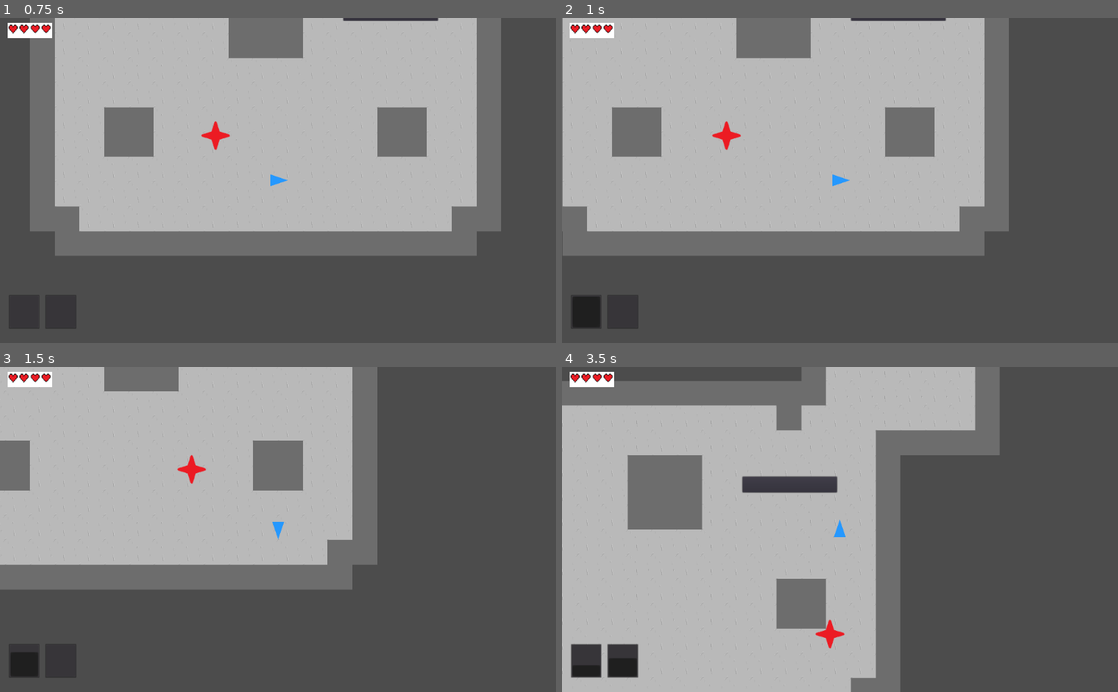
Above: before the commit, frames 1-4 (two rows, left to right).
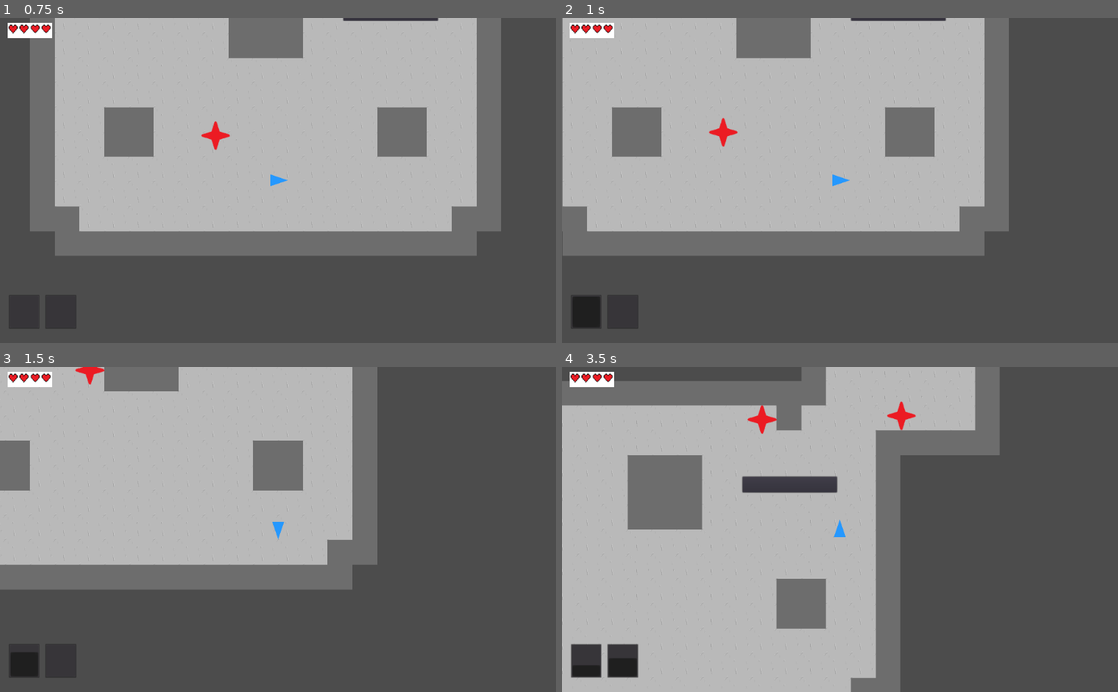
Above: after the commit, the same moments.

Repository: steagray/FA22-Senior-Design
Game: Godot game, scene res://Scenes/Enemy Test Scene.tscn
The game is run twice, just before and just after one commit, with the same random seed, the same clock (stepped at 60 frames per second) and the same inputs.
Inputs:
- Up to frame 1 (0.75 s): tap Enter at 0.5 s; hold Right (ui_right) from 0.53 s (still down); hold Z (spell_one) from 0.53 s (still down)
- Up to frame 2 (1 s): keep holding Right (ui_right); keep holding Z (spell_one)
- Up to frame 3 (1.5 s): release Right (ui_right) at 1.28 s; release Z (spell_one) at 1.28 s; hold Down (ui_down) from 1.28 s (still down); tap X (spell_two) at 1.35 s
- Up to frame 4 (3.5 s): release Down (ui_down) at 2.03 s; hold Right (ui_right) 2.03-2.78 s; hold Z (spell_one) 2.03-2.78 s; tap Space at 2.75 s; hold Up (ui_up) from 2.78 s (still down); tap X (spell_two) at 2.85 s

Frame 1 is identical in both runs. In frame 2, 0.2% of the frame differs, in the area x 26-33%, y 30-41%; in frame 3, 0.3%; in frame 4, 0.5%, in the area x 33-64%, y 10-87%.

Commit message:
melee tank collision progress

Diff:
--- a/Scenes/Enemy Test Scene.tscn
+++ b/Scenes/Enemy Test Scene.tscn
@@ -17,8 +17,14 @@
 margin_right = 1308.0
 margin_bottom = 480.0
 
+[node name="MeleeTank2" parent="." instance=ExtResource( 3 )]
+position = Vector2( 735, 778 )
+
 [node name="MeleeTank1" parent="." instance=ExtResource( 3 )]
-position = Vector2( 735, 778 )
+position = Vector2( 1474, 194 )
 
 [node name="KinematicPlayer2D" parent="." instance=ExtResource( 1 )]
 position = Vector2( 896, 893 )
+
+[node name="MeleeTank3" parent="." instance=ExtResource( 3 )]
+position = Vector2( 228, 127 )
--- a/Scenes/MeleeTank1.tscn
+++ b/Scenes/MeleeTank1.tscn
@@ -1,7 +1,10 @@
-[gd_scene load_steps=3 format=2]
+[gd_scene load_steps=4 format=2]
 
 [ext_resource path="res://Assets/melee_tank.png" type="Texture" id=1]
 [ext_resource path="res://Scripts/tanky_melee_enemy.gd" type="Script" id=2]
+
+[sub_resource type="CircleShape2D" id=1]
+radius = 37.0
 
 [node name="MeleeTank1" type="KinematicBody2D"]
 script = ExtResource( 2 )
@@ -12,14 +15,13 @@
 texture = ExtResource( 1 )
 region_rect = Rect2( 1, 64, 61.73, 62.1257 )
 
-[node name="M_T_1_Hitbox2" type="CollisionPolygon2D" parent="."]
-position = Vector2( -335.186, 391.5 )
-polygon = PoolVector2Array( 298.01, -392, 309.122, -398, 324.275, -403, 329.326, -418, 335.387, -430, 341.448, -418, 345.489, -403, 361.652, -398, 372.765, -392, 361.652, -386, 346.499, -382, 342.458, -369, 335.387, -355, 328.316, -369, 324.275, -382, 310.132, -387 )
+[node name="Collision" type="CollisionShape2D" parent="."]
+shape = SubResource( 1 )
 
-[node name="Area2D" type="Area2D" parent="."]
+[node name="Hitbox" type="Area2D" parent="."]
 position = Vector2( 0, -1.5 )
 
-[node name="M_T_1_Hitbox" type="CollisionPolygon2D" parent="Area2D"]
+[node name="M_T_1_Hitbox" type="CollisionPolygon2D" parent="Hitbox"]
 position = Vector2( -335.186, 393 )
 polygon = PoolVector2Array( 298.01, -392, 309.122, -398, 324.275, -403, 329.326, -418, 335.387, -430, 341.448, -418, 345.489, -403, 361.652, -398, 372.765, -392, 361.652, -386, 346.499, -382, 342.458, -369, 335.387, -355, 328.316, -369, 324.275, -382, 310.132, -387 )
 
--- a/Scripts/tanky_melee_enemy.gd
+++ b/Scripts/tanky_melee_enemy.gd
@@ -7,10 +7,13 @@
 var isAggro
 var player
 
+signal playerCollide
+
 func _ready():
 	_on_BehaviorTimer_timeout()
 	player = get_tree().root.get_node("Node2D/KinematicPlayer2D")
 	velocity = Vector2.ZERO
+	self.connect("playerCollide", player, "takedmg")
 
 # Called when the node is about to leave SceneTree upon freeing or scene changing
 func _exit_tree():
@@ -19,7 +22,9 @@
 func _process(delta):
 	move_and_slide(velocity)
 	if get_slide_count() != 0:
-		move_and_slide(Vector2(velocity.y, velocity.x))
+		if get_slide_collision(get_slide_count() - 1).collider_id == player.get_instance_id():
+			print("PLAYER " + str(get_slide_count()))
+			move_and_slide(Vector2(velocity.y, velocity.x))
 
 # Function call for taking damage. Removes sprite from scene when killed
 func takedmg():
@@ -53,8 +58,6 @@
 			velocity = Vector2(0, speed * disty / abs(disty))
 		else:
 			velocity = Vector2(0, speed * disty / abs(disty))
-		# 2d math
-		pass
 	else:
 		match (randi() % 5):
 			0:
@@ -67,5 +70,3 @@
 				velocity = Vector2.LEFT * speed
 			4:
 				velocity = Vector2.RIGHT * speed
-
-		pass
